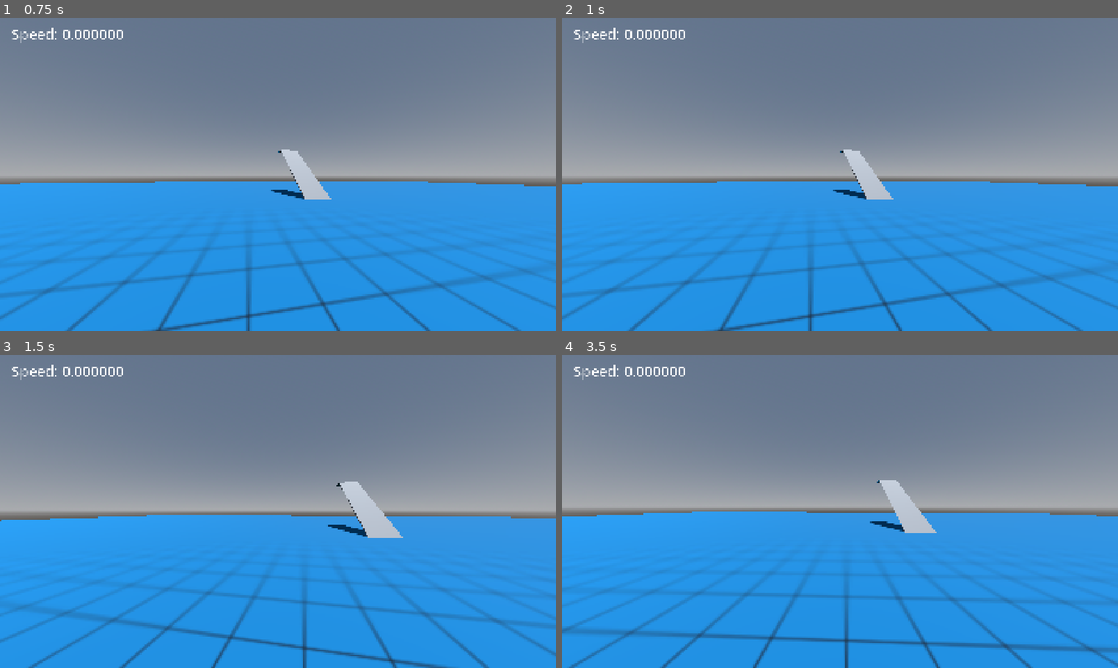
Above: before the commit, frames 1-4 (two rows, left to right).
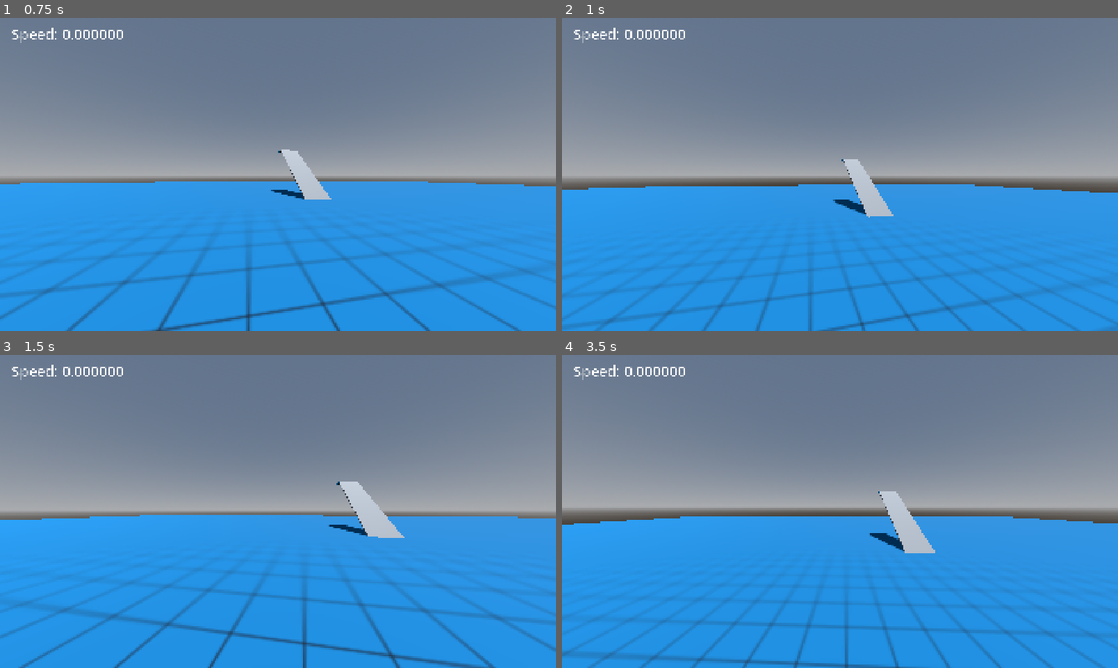
Above: after the commit, the same moments.

Repository: BilgiPasa/3d-first-person-movement-3
Game: Godot game, scene res://Scenes/main_scene.tscn
Two runs of this game, one before a commit and one after it. Both use one fixed random seed, a clock stepped at 60 frames per second and the inputs below.
Inputs (mouse positions are in pixels of both pictures, inside the frame that each line leads up to):
- Up to frame 1 (0.75 s): tap Enter at 0.5 s; move the mouse to (305, 174) at 0.52 s; hold W (move_forward) from 0.53 s (still down); hold Shift (crouch) from 0.53 s (still down)
- Up to frame 2 (1 s): keep holding W (move_forward); keep holding Shift (crouch); tap Space (jump) at 0.77 s; tap R (run) at 0.8 s
- Up to frame 3 (1.5 s): keep holding W (move_forward); tap Space (jump) at 1.07 s; move the mouse to (250, 511) at 1.27 s; release Shift (crouch) at 1.28 s; tap R (run) at 1.35 s
- Up to frame 4 (3.5 s): keep holding W (move_forward); tap Space (jump) at 1.52, 1.55, 1.82, 3.02, 3.32 s; move the mouse to (851, 505) at 2.02 s; hold Space (jump) 2.03-2.78 s; tap Shift (crouch) at 2.3 s; move the mouse to (834, 517) at 2.77 s; tap C (camera_zoom) at 2.85 s; tap R (run) at 3.05 s

Frame 1 is identical in both runs. In frame 2, 6.6% of the frame differs, in the area x 0-100%, y 42-100%; in frame 3, 4.5%; in frame 4, 8.7%, in the area x 0-100%, y 40-100%.

Commit message:
Add jumping to player, Update player rotation, Update some code in player.gd and player_and_camera.gd

Diff:
--- a/Scenes/player_and_camera.tscn
+++ b/Scenes/player_and_camera.tscn
@@ -29,7 +29,7 @@
 camera_holder = NodePath("CameraHolder")
 camera_position = NodePath("Player/CameraPosition")
 
-[node name="Player" type="RigidBody3D" parent="." unique_id=1419588242 node_paths=PackedStringArray("camera_position", "normal_grounded_area", "bump_area")]
+[node name="Player" type="RigidBody3D" parent="." unique_id=1419588242 node_paths=PackedStringArray("camera_position", "normal_grounded_area", "bump_area", "can_jump_timer", "jumping_timer")]
 collision_layer = 2
 physics_material_override = ExtResource("1_a5f1f")
 script = ExtResource("3_t5fc0")
@@ -40,6 +40,8 @@
 norm_gded_area_sphere_shape = SubResource("SphereShape3D_vu1q0")
 bump_area = NodePath("BumpArea")
 bump_area_box_shape = SubResource("BoxShape3D_x0nc3")
+can_jump_timer = NodePath("CanJumpTimer")
+jumping_timer = NodePath("JumpingTimer")
 
 [node name="MeshInstance3D" type="MeshInstance3D" parent="Player" unique_id=1960179756]
 layers = 2
@@ -50,6 +52,10 @@
 
 [node name="CameraPosition" type="Node3D" parent="Player" unique_id=1390214656]
 transform = Transform3D(1, 0, 0, 0, 1, 0, 0, 0, 1, 0, 0.75, 0)
+
+[node name="CanJumpTimer" type="Timer" parent="Player" unique_id=1899720305]
+
+[node name="JumpingTimer" type="Timer" parent="Player" unique_id=275346723]
 
 [node name="NormalGroundedArea" type="Area3D" parent="Player" unique_id=1541183036]
 transform = Transform3D(1, 0, 0, 0, 1, 0, 0, 0, 1, 0, -1, 0)
@@ -69,5 +75,7 @@
 transform = Transform3D(1, 0, 0, 0, 1, 0, 0, 0, 1, 0, 0.75, 0)
 
 [node name="Camera3D" type="Camera3D" parent="CameraHolder" unique_id=1566701192]
-cull_mask = 1048573
 fov = 90.0
+
+[connection signal="timeout" from="Player/CanJumpTimer" to="Player" method="_on_can_jump_timer_timeout"]
+[connection signal="timeout" from="Player/JumpingTimer" to="Player" method="_on_jumping_timer_timeout"]
--- a/Scripts/player.gd
+++ b/Scripts/player.gd
@@ -17,6 +17,10 @@
 var crouch_input: bool
 
 # Jump
+const CAN_JUMP_TIMER_SECONDS: float = 0.3
+const JUMPING_TIMER_SECONDS: float = 0.1
+var normal_jump_force: int = 10
+var can_jump: bool = true
 var jumping: bool = false
 var jump_input: bool
 
@@ -48,6 +52,9 @@
 const BUMP_AREA_BOX_SIZE: Vector3 = Vector3(0.6, 1.1, 0.1)
 var bumping: bool
 
+# Player Rotation
+var degrees_to_rotate: float # This variable is assigned by the player_and_camera script
+
 # Player Sizes
 const PLAYER_HEIGHT: float = 2.0
 const CROUCH_HEIGHT: float = 1.5
@@ -61,9 +68,10 @@
 @export var norm_gded_area_sphere_shape: SphereShape3D # Normal Grounded Area Sphere Shape
 @export var bump_area: Area3D
 @export var bump_area_box_shape: BoxShape3D
+@export var can_jump_timer: Timer
+@export var jumping_timer: Timer
 
 func _ready() -> void:
-	process_mode = Node.PROCESS_MODE_PAUSABLE
 	can_sleep = false
 	lock_rotation = true
 	continuous_cd = true
@@ -78,6 +86,8 @@
 	norm_gded_area_sphere_shape.radius = GROUNDED_AREAS_SPHERE_RADIUS
 	bump_area.position.z = -(PLAYER_RADIUS / 2)
 	bump_area_box_shape.size = BUMP_AREA_BOX_SIZE
+	can_jump_timer.wait_time = CAN_JUMP_TIMER_SECONDS
+	jumping_timer.wait_time = JUMPING_TIMER_SECONDS
 
 # * Get inputs
 func _process(_delta: float) -> void:
@@ -89,73 +99,34 @@
 	crouch_input = Input.is_action_pressed("crouch")
 	jump_input = Input.is_action_pressed("jump")
 
-func _physics_process(delta: float) -> void:
-	touching = get_contact_count() > 0
-	normal_grounded = normal_grounded_area.has_overlapping_bodies()
-	bumping = bump_area.has_overlapping_bodies()
-	coyote_time(delta)
-	current_state = player_state_machine(current_state)
+# * Handle physics
+func _integrate_forces(_state: PhysicsDirectBodyState3D) -> void:
+	rotation_degrees.y = degrees_to_rotate
+	jump()
 	move_speed_control()
 
-func coyote_time(physics_process_delta: float) -> void:
-	if normal_grounded:
-		coyote_time_counter = COYOTE_TIME_SECONDS
-	elif coyote_time_counter <= 0:
-		coyote_time_counter = 0
-	else:
-		coyote_time_counter -= physics_process_delta
-
-func player_state_machine(state: States) -> States:
-	if state == States.IDLE:
-		if is_moving_with_WASD():
-			return States.WALKING
-		else:
-			if crouch_input:
-				return States.CROUCHING
-			else:
-				return States.IDLE
-	elif state == States.CROUCHING:
-		if is_moving_with_WASD():
-			return States.CROUCH_WALKING
-		else:
-			if crouch_input:
-				return States.CROUCHING
-			else:
-				return States.IDLE
-	elif state == States.WALKING:
-		if is_moving_with_WASD():
-			if crouch_input:
-				return States.CROUCH_WALKING
-			elif run_input:
-				return States.RUNNING
-			else:
-				return States.WALKING
-		else:
-			return States.IDLE
-	elif state == States.RUNNING:
-		if is_moving_with_WASD():
-			if run_input:
-				return States.RUNNING
-			else:
-				return States.WALKING
-		else:
-			return States.IDLE
-	elif state == States.CROUCH_WALKING:
-		if is_moving_with_WASD():
-			if crouch_input:
-				return States.CROUCH_WALKING
-			else:
-				return States.WALKING
-		else:
-			return States.CROUCHING
-	else:
-		return States.IDLE
-
-func is_moving_with_WASD() -> bool:
-	return move_vector.length() > MIN && get_speed() > MIN
-
-func get_speed() -> float:
-	return sqrt(pow(linear_velocity.x, 2) + pow(linear_velocity.z, 2))
+func jump() -> void:
+	if jump_input && can_jump && !jumping && ((touching && normal_grounded) || (!normal_grounded && coyote_time_counter > 0)):
+		execute_jump(normal_jump_force)
+
+func execute_jump(jump_force: int) -> void:
+	can_jump = false
+	jumping = true
+	linear_velocity.y = jump_force
+	can_jump_timer.start()
+	jumping_timer.start()
+
+func _on_can_jump_timer_timeout() -> void:
+	# Reset can_jump and reset the timer
+	can_jump = true
+	can_jump_timer.stop()
+	can_jump_timer.wait_time = CAN_JUMP_TIMER_SECONDS
+
+func _on_jumping_timer_timeout() -> void:
+	# Reset jumping and reset the timer
+	jumping = false
+	jumping_timer.stop()
+	jumping_timer.wait_time = JUMPING_TIMER_SECONDS
 
 func move_speed_control() -> void:
 	match current_state:
@@ -174,3 +145,71 @@
 
 	if abs(linear_velocity.y) <= MIN:
 		linear_velocity.y = 0
+
+# * Handle other things
+func _physics_process(delta: float) -> void:
+	touching = get_contact_count() > 0
+	normal_grounded = normal_grounded_area.has_overlapping_bodies()
+	bumping = bump_area.has_overlapping_bodies()
+	coyote_time(delta)
+	current_state = player_state_machine(current_state)
+
+func coyote_time(physics_process_delta: float) -> void:
+	if normal_grounded:
+		coyote_time_counter = COYOTE_TIME_SECONDS
+	elif coyote_time_counter <= 0:
+		coyote_time_counter = 0
+	else:
+		coyote_time_counter -= physics_process_delta
+
+func player_state_machine(state: States) -> States:
+	if state == States.IDLE:
+		if is_moving_with_WASD():
+			return States.WALKING
+		else:
+			if crouch_input:
+				return States.CROUCHING
+			else:
+				return States.IDLE
+	elif state == States.CROUCHING:
+		if is_moving_with_WASD():
+			return States.CROUCH_WALKING
+		else:
+			if crouch_input:
+				return States.CROUCHING
+			else:
+				return States.IDLE
+	elif state == States.WALKING:
+		if is_moving_with_WASD():
+			if crouch_input:
+				return States.CROUCH_WALKING
+			elif run_input:
+				return States.RUNNING
+			else:
+				return States.WALKING
+		else:
+			return States.IDLE
+	elif state == States.RUNNING:
+		if is_moving_with_WASD():
+			if run_input:
+				return States.RUNNING
+			else:
+				return States.WALKING
+		else:
+			return States.IDLE
+	elif state == States.CROUCH_WALKING:
+		if is_moving_with_WASD():
+			if crouch_input:
+				return States.CROUCH_WALKING
+			else:
+				return States.WALKING
+		else:
+			return States.CROUCHING
+	else:
+		return States.IDLE
+
+func is_moving_with_WASD() -> bool:
+	return move_vector.length() > MIN && get_speed() > MIN
+
+func get_speed() -> float:
+	return sqrt(pow(linear_velocity.x, 2) + pow(linear_velocity.z, 2))
--- a/Scripts/player_and_camera.gd
+++ b/Scripts/player_and_camera.gd
@@ -44,9 +44,9 @@
 	fov_change(delta)
 
 func camera_position_and_rotation() -> void:
-	camera_holder.position = camera_position.position # Move camera holder to camera position
+	camera_holder.global_position = camera_position.global_position # Move camera holder to camera position
 	camera_holder.rotation_degrees = Vector3(x_rot_deg, y_rot_deg, 0) # Rotate camera holder
-	player.rotation_degrees = Vector3(0, y_rot_deg, 0) # Rotate player
+	player.degrees_to_rotate = y_rot_deg # Assign rotation degrees for player
 
 func fov_change(process_delta: float) -> void:
 	zoom_input = Input.is_action_pressed("camera_zoom") # Get camera_zoom input
